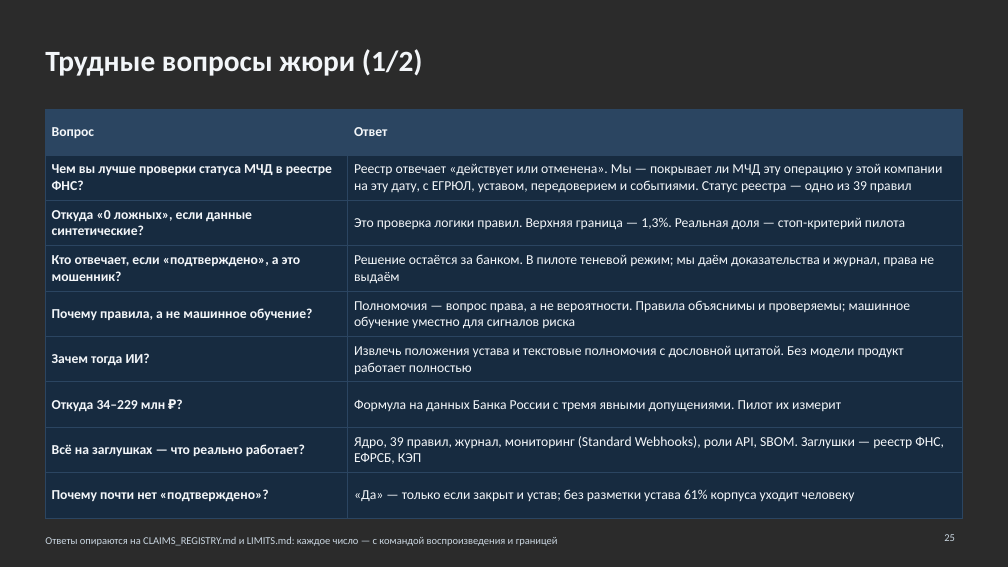
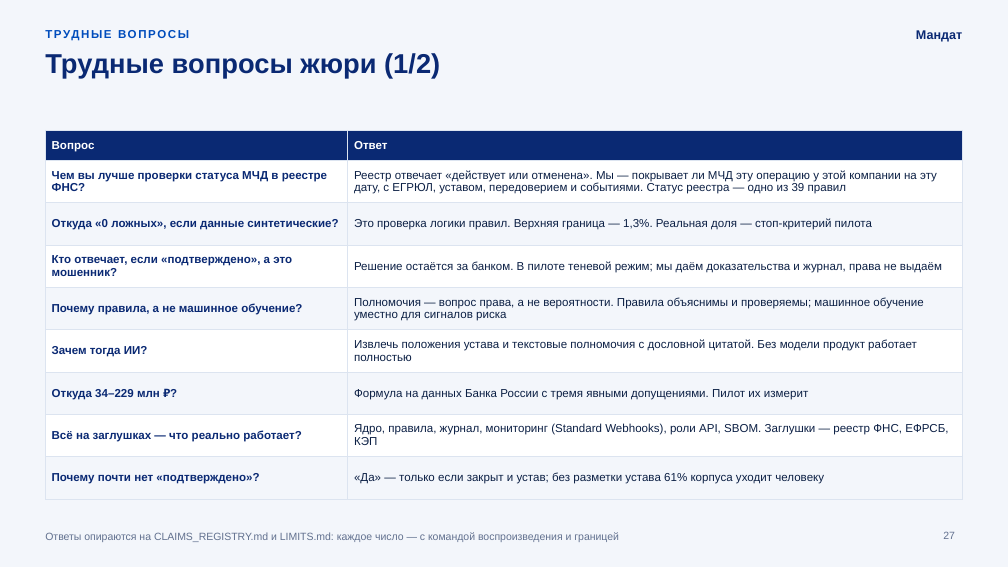
Before and after one commit to KonkovDV/Mandat, a slide deck: slide 27 of submission/slides/Mandat_VTB.pptx (slide 25 before the commit). Drawn at 1008x567 pixels with LibreOffice and Linux fonts; fonts in the diff are those of the drawing; background and template pictures are left out; a plain dark background stands for a picture behind light text. Boxes give left, top, right and bottom in pixels: in the first picture for what was removed or moved away, otherwise in the second. Text is boxed around its words. In the diff, an @@ line names an element or a change of style, - is before the commit and + after.

Commit message:
docs: rebuild the deck in the VTB palette with October 2026 data
- Slides use the VTB palette (navy 0A2973, cobalt 004CBC, sky 00AAFF) and
  Golos Text (ParaType, OFL); VTB Group UI is licensed to VTB Group only.
- graphics.js draws the background, project mark, authority graph and
  Lucide icons; SVG sources go to assets/svg for import into Figma.
- Numbers come from evidence.json of 27.10.2026: 1600 tests, median 2.4 ms,
  8814 fuzz mutations.
- New market and legal facts are recorded in CLAIMS_REGISTRY.md as
  M-15..M-19: Bank of Russia Q2 2026, Federal Law 210-FZ, the EOS case,
  the AMLA final draft RTS and the VTB POA + QES bundle.
- New slides: world practice and open standards; seven reviewer roles
  with their main objection and the answer.

```diff
--- a/submission/slides/Mandat_VTB.pptx
+++ b/submission/slides/Mandat_VTB.pptx
@@ background picture (left out) to #F3F6FB @@
@@ text added at (x1=45, y1=23, x2=726, y2=45), 11 pt, text #004CBC, bold @@
+ТРУДНЫЕ ВОПРОСЫ
@@ title "Трудные вопросы жюри (1/2)" at (x1=45, y1=53, x2=440, y2=78): size 28 to 26 pt, font Calibri to Arial, text colour #F3F6F9 to #0A2973; line spacing 1 to 0.95; vertical alignment middle to top @@
@@ text added at (x1=916, y1=30, x2=962, y2=42), 12 pt, text #0A2973, bold @@
+Мандат
@@ table at (x1=45, y1=130, x2=963, y2=488) @@
-row 8, column 2: Ядро, 39 правил, журнал, мониторинг (Standard Webhooks), роли API, SBOM. Заглушки — реестр ФНС, ЕФРСБ, КЭП
+row 8, column 2: Ядро, правила, журнал, мониторинг (Standard Webhooks), роли API, SBOM. Заглушки — реестр ФНС, ЕФРСБ, КЭП
@@ fill #2B4561 to #0A2973 in row 1 @@
@@ fill #172B40 to #FFFFFF in 8 cells @@
@@ fill #172B40 to #F3F6FB in 8 cells @@
@@ size 13 to 11 pt, font Calibri to Arial @@
@@ text colour #F3F6F9 to #FFFFFF in "Вопрос", "Ответ" @@
@@ text colour #F3F6F9 to #0A2973 in "Чем вы лучше проверки статуса МЧД в ...", "Откуда «0 ложных», если данные синтетические?", "Кто отвечает, если «подтверждено», а это мошенник?", "Почему правила, а не машинное обучение?" and 4 more places @@
@@ text colour #F3F6F9 to #0B1F44 in "Реестр отвечает «действует или отменена». Мы — ...", "Это проверка логики правил. Верхняя граница — ...", "Решение остаётся за банком. В пилоте теневой ...", "Полномочия — вопрос права, а не вероятности. ..." and 3 more places @@
@@ borders changed @@
@@ table resized from (x1=45, y1=110, x2=963, y2=506) to (x1=45, y1=130, x2=963, y2=488) @@
@@ text "Ответы опираются на CLAIMS_REGISTRY.md и ..." at (x1=45, y1=532, x2=619, y2=542): font Calibri to Arial, text colour #C9D5E0 to #62718F @@
@@ page number added at (x1=943, y1=531, x2=955, y2=539), 10 pt, text #62718F @@
+27
@@ page number removed at (x1=944, y1=534, x2=955, y2=541) @@
-25
```
Also in this commit, not shown: 26 other slides changed, 3 slides added, 1 slide removed, 26 other files.
